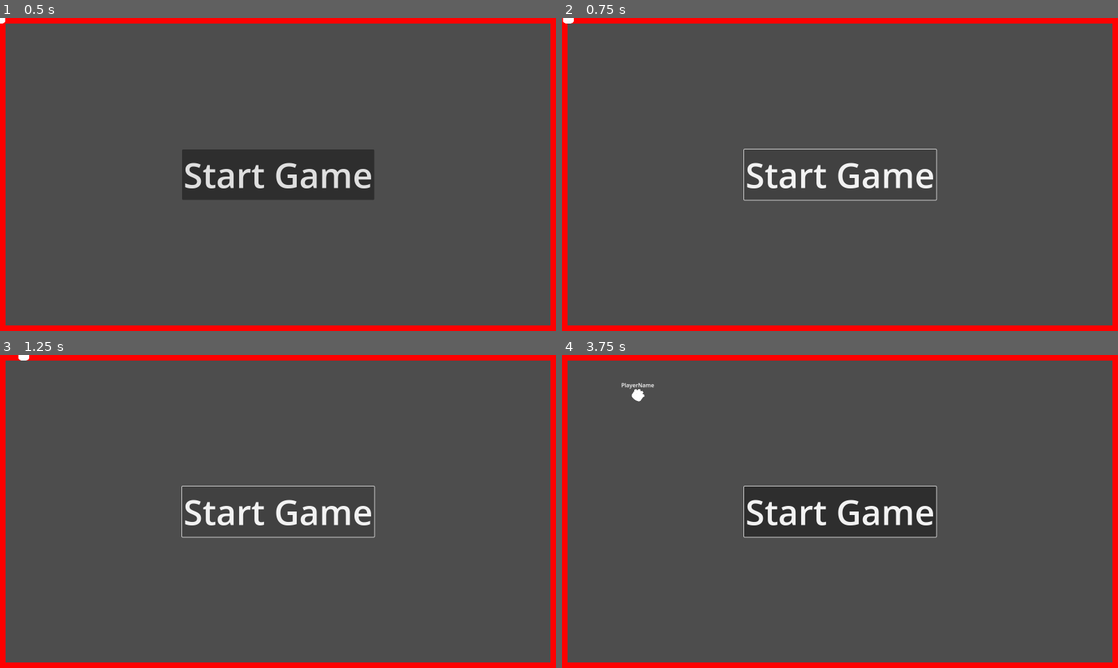
Above: before the commit, frames 1-4 (two rows, left to right).
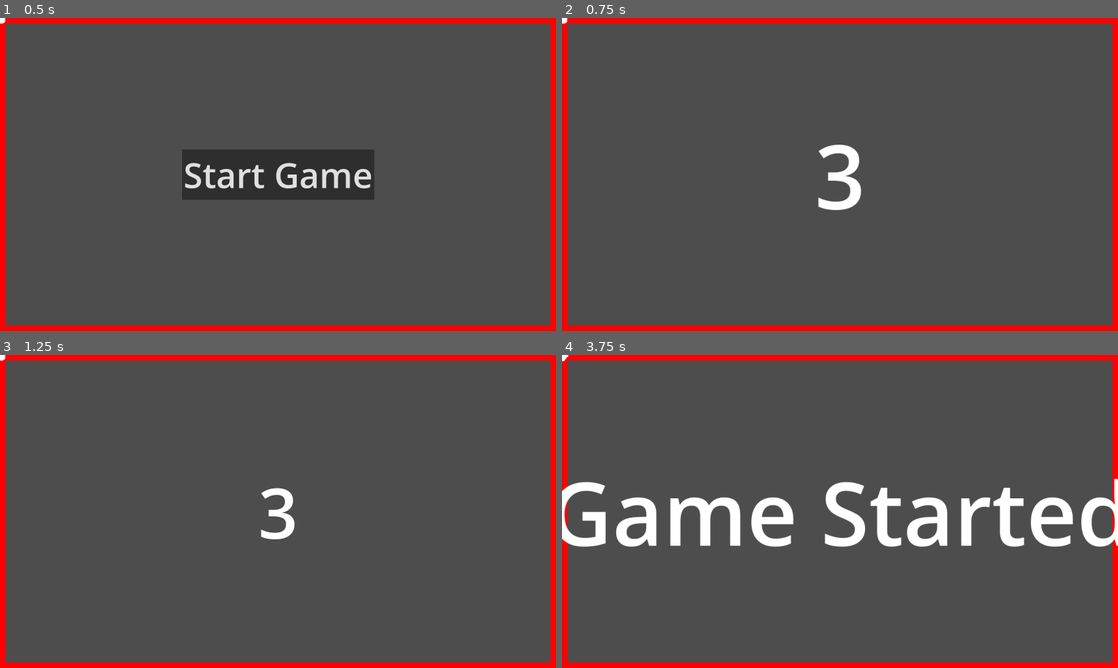
Above: after the commit, the same moments.

Repository: Ozymandias1/godot_snake_game
Game: Godot game, scene res://Scenes/Templates/game_level.tscn
Two runs of this game, one before a commit and one after it. Both use one fixed random seed, a clock stepped at 60 frames per second and the inputs below. This scene is started directly instead of the project's main scene.
Inputs (mouse positions are in pixels of both pictures, inside the frame that each line leads up to):
- Up to frame 1 (0.5 s): no input
- Up to frame 2 (0.75 s): click "Start Game" at 0.5 s
- Up to frame 3 (1.25 s): no input
- Up to frame 4 (3.75 s): click (840, 511) at 1.25 s, where only the run before the commit has a clickable "Start Game"; move the mouse to (962, 495) at 2.02 s; hold D (Steer Right) 2.03-2.78 s; tap T (TestKey) at 2.1, 2.85, 3.6 s; click (962, 495) at 2.17 s; move the mouse to (728, 527) at 2.77 s; hold A (Steer Left) 2.78-3.53 s; move the mouse to (895, 442) at 3.52 s; hold D (Steer Right) from 3.53 s (still down)

Frame 1 is identical in both runs. In frame 2, 1.9% of the frame differs, in the area x 0-68%, y 0-62%; in frame 3, 1.7%; in frame 4, 11%, in the area x 0-100%, y 0-62%.
Error in both runs: Invalid access to property or key 'name' on a base object of type 'Dictionary'. (res://Scripts/Player.gd:30)

Commit message:
게임 시작 대기 타이머 처리

Diff:
--- a/Scenes/Templates/game_level.tscn
+++ b/Scenes/Templates/game_level.tscn
@@ -1,8 +1,25 @@
-[gd_scene load_steps=4 format=3 uid="uid://drk5f5ngmiwx5"]
+[gd_scene load_steps=5 format=3 uid="uid://drk5f5ngmiwx5"]
 
 [ext_resource type="Script" path="res://Scripts/GameLevel.gd" id="1_crwjw"]
 [ext_resource type="PackedScene" uid="uid://ie288gw0t40c" path="res://Scenes/Templates/screen_boundary.tscn" id="2_7atmv"]
 [ext_resource type="Script" path="res://Scripts/PlayerSpawner.gd" id="3_7togj"]
+
+[sub_resource type="SceneReplicationConfig" id="SceneReplicationConfig_2gsxc"]
+properties/0/path = NodePath("LabelTimerRoot/LabelTimer:text")
+properties/0/spawn = true
+properties/0/replication_mode = 1
+properties/1/path = NodePath("LabelTimerRoot:position")
+properties/1/spawn = true
+properties/1/replication_mode = 1
+properties/2/path = NodePath("LabelTimerRoot:scale")
+properties/2/spawn = true
+properties/2/replication_mode = 1
+properties/3/path = NodePath("LabelTimerRoot/LabelTimer:visible")
+properties/3/spawn = true
+properties/3/replication_mode = 1
+properties/4/path = NodePath("LabelTimerRoot/LabelTimer:modulate")
+properties/4/spawn = true
+properties/4/replication_mode = 1
 
 [node name="GameLevel" type="Node"]
 script = ExtResource("1_crwjw")
@@ -51,4 +68,29 @@
 theme_override_font_sizes/font_size = 100
 text = "Start Game"
 
+[node name="StartGameTimer" type="Timer" parent="UI"]
+
+[node name="LabelTimerSynchronizer" type="MultiplayerSynchronizer" parent="UI"]
+replication_config = SubResource("SceneReplicationConfig_2gsxc")
+
+[node name="LabelTimerRoot" type="Node2D" parent="UI"]
+
+[node name="LabelTimer" type="Label" parent="UI/LabelTimerRoot"]
+visible = false
+anchors_preset = 8
+anchor_left = 0.5
+anchor_top = 0.5
+anchor_right = 0.5
+anchor_bottom = 0.5
+offset_left = -57.0
+offset_top = -136.5
+offset_right = 57.0
+offset_bottom = 136.5
+grow_horizontal = 2
+grow_vertical = 2
+theme_override_font_sizes/font_size = 200
+text = "3"
+horizontal_alignment = 1
+
 [connection signal="pressed" from="UI/BtnStartGame" to="." method="_on_btn_start_game_pressed"]
+[connection signal="timeout" from="UI/StartGameTimer" to="." method="_on_start_game_timer_timeout"]
--- a/Scripts/GameLevel.gd
+++ b/Scripts/GameLevel.gd
@@ -4,11 +4,23 @@
 @onready var player_spawner: MultiplayerSpawner = $PlayerSpawner
 @onready var btn_start_game: Button = $UI/BtnStartGame
 @onready var players: Node = $Players
+@onready var label_timer_root: Node2D = $UI/LabelTimerRoot
+@onready var label_timer: Label = $UI/LabelTimerRoot/LabelTimer
+@onready var start_game_timer: Timer = $UI/StartGameTimer
+
+var start_game_remain_time: int = 4
+var remain_time_tween: Tween = null
 
 # 시작
 func _ready() -> void:
+	# 타이머 텍스트 중앙 위치
+	var viewport_rect = get_viewport().size
+	label_timer_root.global_position = Vector2(viewport_rect.x * 0.5, viewport_rect.y * 0.5)
+
+	# 시작버튼 숨김
 	btn_start_game.visible = multiplayer.is_server()
 
+	# 서버일경우
 	if multiplayer.is_server():
 		NetworkManager.on_player_connected.connect(self._on_player_connected)
 		self._on_player_connected(1, NetworkManager.my_player_data)
@@ -30,7 +42,37 @@
 
 # 게임 시작 버튼
 func _on_btn_start_game_pressed() -> void:
-	self._start_game.rpc()
+	#self._start_game.rpc()
+	self.btn_start_game.hide()
+	self.start_game_timer.start()
+	self._on_start_game_timer_timeout()
+
+# 게임 시작 타이머
+func _on_start_game_timer_timeout() -> void:
+	self.label_timer.visible = true
+
+	start_game_remain_time -= 1
+	if start_game_remain_time == 0:
+		self.label_timer.text = "Game Started"
+		self.label_timer_root.scale = Vector2(1.3, 1.3)
+		self._do_remain_time_animation(true)
+		self.start_game_timer.stop()
+	else:
+		self.label_timer.text = str(start_game_remain_time)
+		self.label_timer_root.scale = Vector2(1.3, 1.3)
+		self._do_remain_time_animation()
+
+# 게임 시작 타이머 텍스트 애니메이션
+func _do_remain_time_animation(is_hide: bool = false) -> void:
+	if remain_time_tween:
+		remain_time_tween.kill()
+	remain_time_tween = get_tree().create_tween()
+	remain_time_tween.set_ease(Tween.EASE_IN_OUT)
+	remain_time_tween.set_trans(Tween.TRANS_EXPO)
+	remain_time_tween.tween_property(self.label_timer_root, "scale", Vector2.ONE, 0.5)
+	if is_hide:
+		remain_time_tween.tween_property(self.label_timer, "modulate", Color(1.0, 1.0, 1.0, 0.0), 0.5)
+		remain_time_tween.tween_callback(self._start_game.rpc)
 
 # 게임 시작
 @rpc("any_peer", "call_local")
